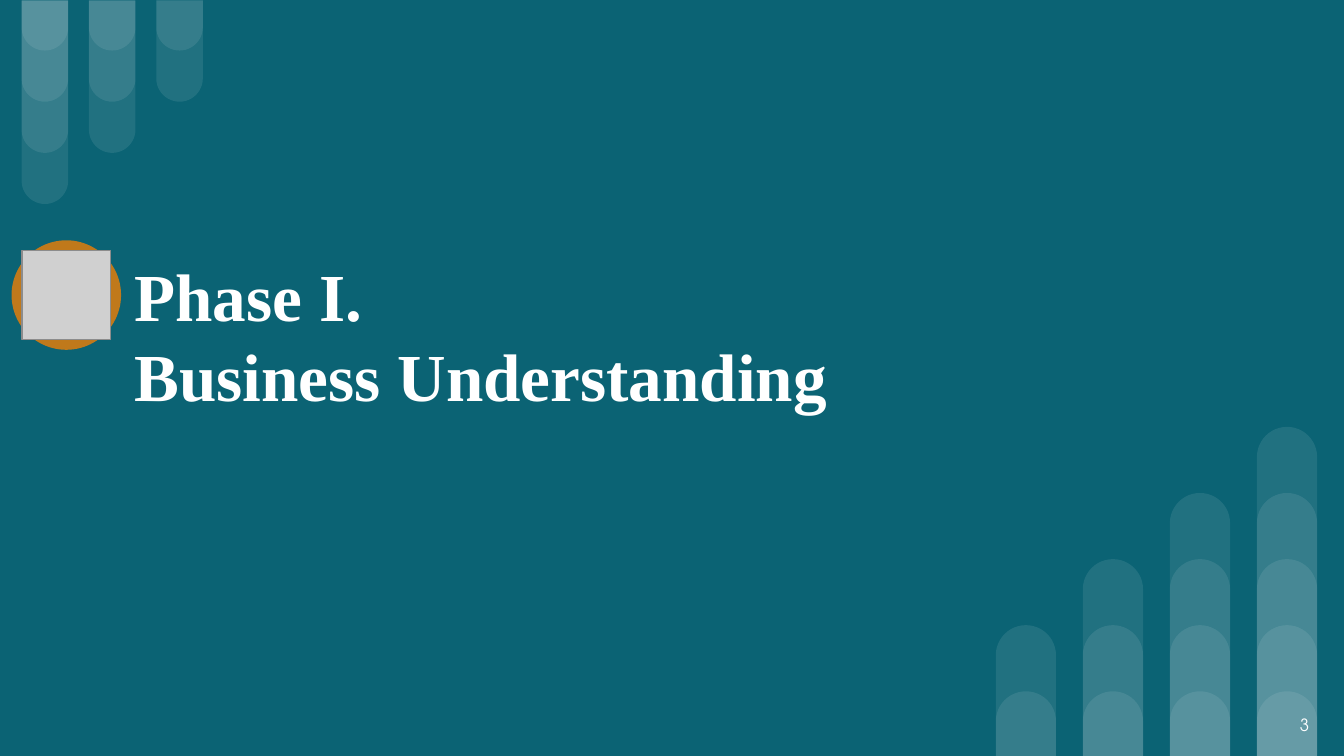
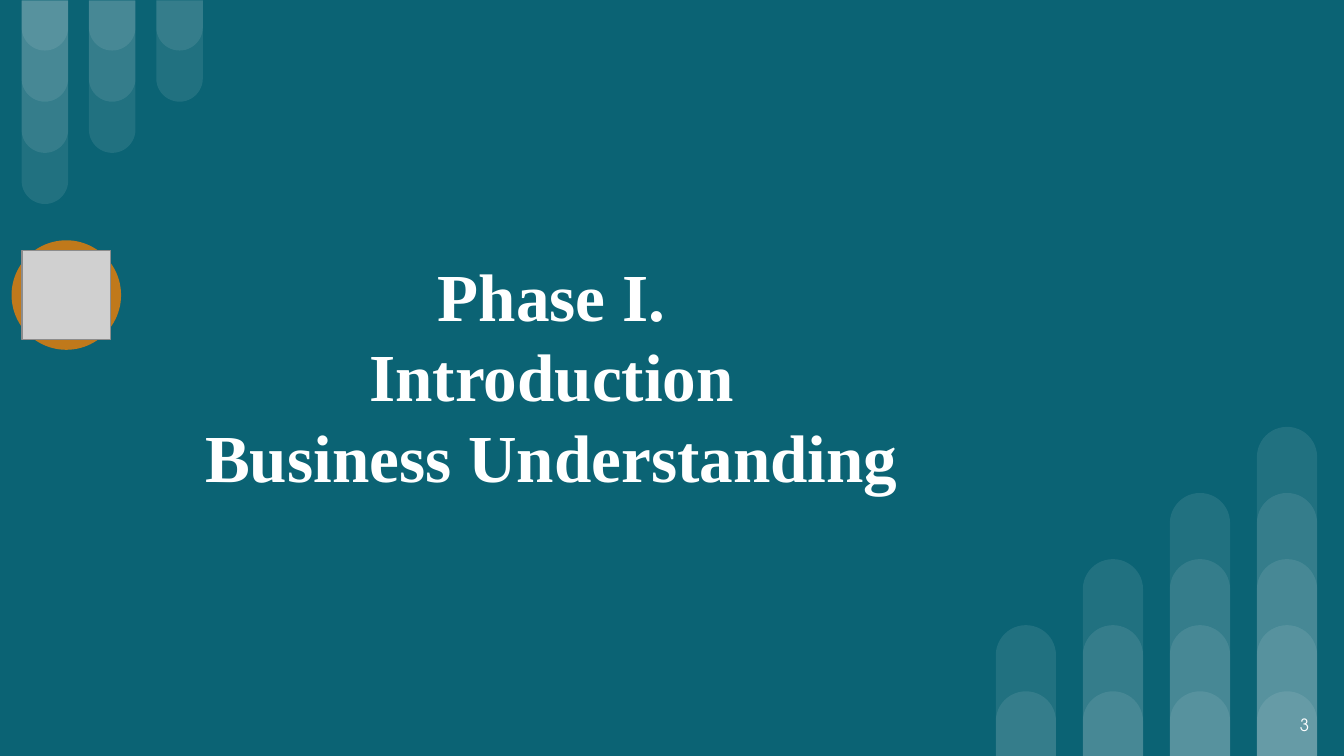
Before and after one commit to dkm2bd/UVA_DSI_CS5010_capstone1, a slide deck: slide 3 of UVA.Capstone1_webscrapper_final_report.pptx. Drawn at 1344x756 pixels with LibreOffice and Linux fonts; fonts in the diff are those of the drawing; grey boxes stand for pictures. Boxes give left, top, right and bottom in pixels: in the first picture for what was removed or moved away, otherwise in the second. Text is boxed around its words. In the diff, an @@ line names an element or a change of style, - is before the commit and + after.

```diff
--- a/UVA.Capstone1_webscrapper_final_report.pptx
+++ b/UVA.Capstone1_webscrapper_final_report.pptx
@@ title at [438,274,666,322]: alignment left to centre @@
@@ title at [205,354,897,494]: text changed @@
-Business Understanding
+Introduction
+Business Understanding
```
Also in this commit, not shown: 7 other slides changed, 9 slides removed.
